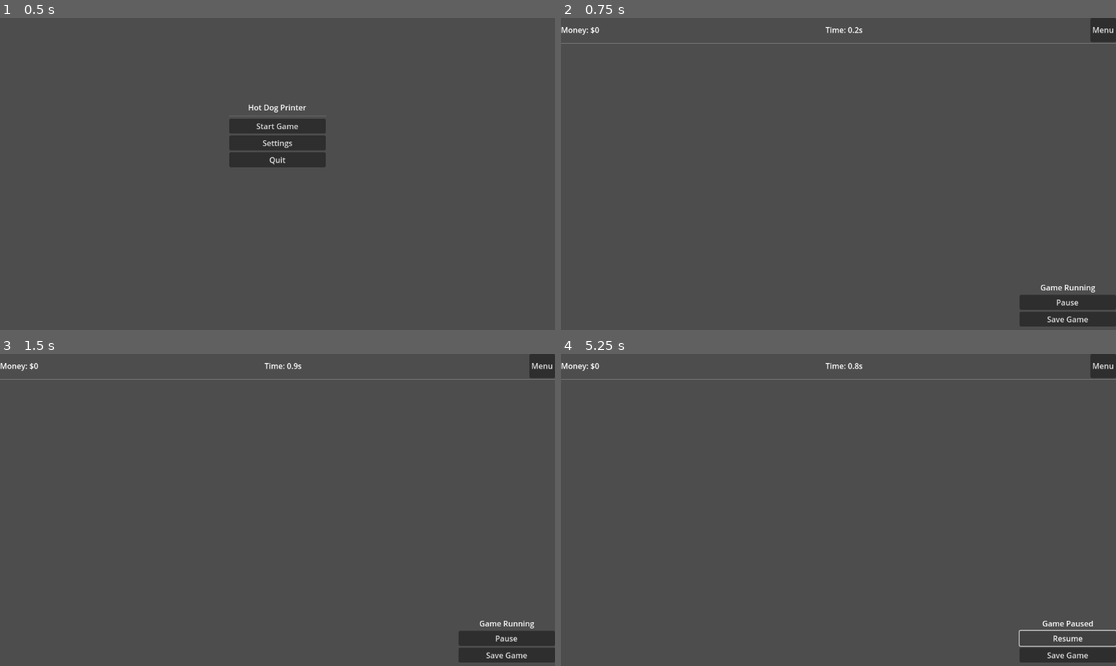
Above: before the commit, frames 1-4 (two rows, left to right).
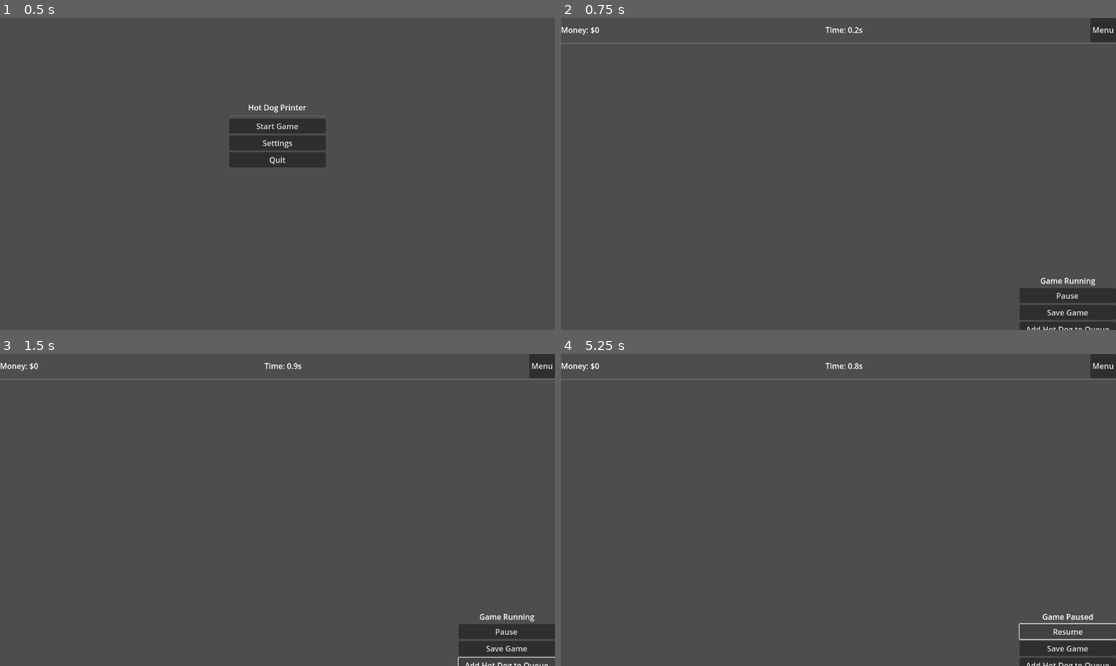
Above: after the commit, the same moments.

Repository: aaronleebrooks/AlienHotDogFoodTruck
Game: Godot game, scene res://scenes/main/main_scene.tscn
Two runs of this game, one before a commit and one after it. Both use one fixed random seed, a clock stepped at 60 frames per second and the inputs below.
Inputs (mouse positions are in pixels of both pictures, inside the frame that each line leads up to):
- Up to frame 1 (0.5 s): no input
- Up to frame 2 (0.75 s): click "Start Game" at 0.5 s
- Up to frame 3 (1.5 s): click (505, 665) at 1.25 s, where only the run after the commit has a clickable "Add Hot Dog to Queue"
- Up to frame 4 (5.25 s): click (1066, 665) at 2 s, where only the run after the commit has a clickable "Add Hot Dog to Queue"; click (1066, 665) at 2.75 s, where only the run after the commit has a clickable "Add Hot Dog to Queue"; click "Menu" at 3.5 s; click "Start Game" at 4.25 s; click "Pause" at 5 s

Frame 1 is identical in both runs. In frame 2, 1.1% of the frame differs, in the area x 82-100%, y 83-100%; in frame 3, 1.0%; in frame 4, 0.9%.
Error after the commit: Invalid access to property or key 'money_changed' on a base object of type 'Nil'. (res://scripts/ui/game_ui.gd:35)

Commit message:
Fix menu positioning and improve system communication with signals

Diff:
--- a/scenes/main/main_scene.tscn
+++ b/scenes/main/main_scene.tscn
@@ -11,6 +11,8 @@
 anchors_preset = 15
 anchor_right = 1.0
 anchor_bottom = 1.0
+grow_horizontal = 2
+grow_vertical = 2
 script = ExtResource("1_0x0x0")
 
 [node name="UI" type="Control" parent="."]
@@ -18,40 +20,37 @@
 anchors_preset = 15
 anchor_right = 1.0
 anchor_bottom = 1.0
+grow_horizontal = 2
+grow_vertical = 2
 
-[node name="GameUI" type="Control" parent="UI"]
+[node name="MenuUI" parent="UI" instance=ExtResource("2_0x0x0")]
+layout_mode = 1
+grow_horizontal = 2
+grow_vertical = 2
+
+[node name="GameUI" parent="UI" instance=ExtResource("3_0x0x0")]
+visible = false
+layout_mode = 1
+grow_horizontal = 2
+grow_vertical = 2
+
+[node name="SettingsUI" type="Control" parent="UI"]
+visible = false
 layout_mode = 1
 anchors_preset = 15
 anchor_right = 1.0
 anchor_bottom = 1.0
+grow_horizontal = 2
+grow_vertical = 2
+
+[node name="LoadingUI" type="Control" parent="UI"]
 visible = false
-
-[node name="MenuUI" parent="UI" instance=ExtResource("2_0x0x0")]
 layout_mode = 1
 anchors_preset = 15
 anchor_right = 1.0
 anchor_bottom = 1.0
-
-[node name="GameUI" parent="UI" instance=ExtResource("3_0x0x0")]
-layout_mode = 1
-anchors_preset = 15
-anchor_right = 1.0
-anchor_bottom = 1.0
-visible = false
-
-[node name="SettingsUI" type="Control" parent="UI"]
-layout_mode = 1
-anchors_preset = 15
-anchor_right = 1.0
-anchor_bottom = 1.0
-visible = false
-
-[node name="LoadingUI" type="Control" parent="UI"]
-layout_mode = 1
-anchors_preset = 15
-anchor_right = 1.0
-anchor_bottom = 1.0
-visible = false
+grow_horizontal = 2
+grow_vertical = 2
 
 [node name="GameWorld" type="Node2D" parent="."]
 
--- a/scenes/ui/game_ui.tscn
+++ b/scenes/ui/game_ui.tscn
@@ -64,3 +64,7 @@
 [node name="SaveButton" type="Button" parent="GameArea/VBoxContainer"]
 layout_mode = 2
 text = "Save Game"
+
+[node name="AddHotDogButton" type="Button" parent="GameArea/VBoxContainer"]
+layout_mode = 2
+text = "Add Hot Dog to Queue"
--- a/scenes/ui/menu_ui.tscn
+++ b/scenes/ui/menu_ui.tscn
@@ -20,6 +20,8 @@
 offset_top = -150.0
 offset_right = 100.0
 offset_bottom = 150.0
+grow_horizontal = 2
+grow_vertical = 2
 
 [node name="TitleLabel" type="Label" parent="VBoxContainer"]
 layout_mode = 2
--- a/scripts/scenes/main_scene.gd
+++ b/scripts/scenes/main_scene.gd
@@ -16,6 +16,9 @@
 # Current active UI
 var current_ui: Control
 
+# Signals
+signal add_hot_dog_to_queue_requested
+
 func _ready() -> void:
 	"""Initialize the main scene"""
 	print("MainScene: Initialized")
@@ -26,6 +29,9 @@
 	# Connect system signals
 	production_system.hot_dog_produced.connect(_on_hot_dog_produced)
 	economy_system.money_changed.connect(_on_money_changed)
+
+	# Connect UI signals
+	add_hot_dog_to_queue_requested.connect(_on_add_hot_dog_requested)
 
 	# Show initial UI (menu)
 	show_ui("menu")
@@ -66,3 +72,16 @@
 func _on_money_changed(new_amount: float, change: float) -> void:
 	"""Handle money changes"""
 	print("MainScene: Money changed by $%.2f. New total: $%.2f" % [change, new_amount])
+
+func get_production_system() -> Node:
+	"""Get reference to production system"""
+	return production_system
+
+func get_economy_system() -> Node:
+	"""Get reference to economy system"""
+	return economy_system
+
+func _on_add_hot_dog_requested() -> void:
+	"""Handle add hot dog request from UI"""
+	print("MainScene: Add hot dog requested")
+	production_system.add_to_queue()
--- a/scripts/ui/game_ui.gd
+++ b/scripts/ui/game_ui.gd
@@ -9,6 +9,7 @@
 @onready var status_label: Label = $GameArea/VBoxContainer/StatusLabel
 @onready var pause_button: Button = $GameArea/VBoxContainer/PauseButton
 @onready var save_button: Button = $GameArea/VBoxContainer/SaveButton
+@onready var add_hot_dog_button: Button = $GameArea/VBoxContainer/AddHotDogButton
 
 func _ready() -> void:
 	"""Initialize the game UI"""
@@ -18,6 +19,7 @@
 	menu_button.pressed.connect(_on_menu_pressed)
 	pause_button.pressed.connect(_on_pause_pressed)
 	save_button.pressed.connect(_on_save_pressed)
+	add_hot_dog_button.pressed.connect(_on_add_hot_dog_pressed)
 
 	# Connect GameManager signals
 	GameManager.game_started.connect(_on_game_started)
@@ -29,7 +31,8 @@
 	SaveManager.save_failed.connect(_on_save_failed)
 
 	# Connect EconomySystem signals (accessed through main scene)
-	get_parent().get_parent().get_node("Systems/EconomySystem").money_changed.connect(_on_money_changed)
+	var main_scene = get_parent().get_parent()
+	main_scene.get_economy_system().money_changed.connect(_on_money_changed)
 
 func _process(_delta: float) -> void:
 	"""Update UI elements"""
@@ -83,3 +86,10 @@
 	"""Handle money changes"""
 	print("GameUI: Money changed by $%.2f. New total: $%.2f" % [change, new_amount])
 	money_label.text = "Money: $%.2f" % new_amount
+
+func _on_add_hot_dog_pressed() -> void:
+	"""Handle add hot dog button press"""
+	print("GameUI: Add hot dog pressed")
+	# Emit signal to main scene
+	var main_scene = get_parent().get_parent()
+	main_scene.add_hot_dog_to_queue_requested.emit()
Not shown: 1 places in scenes/main/main_scene.tscn that only renumber resources
Not shown: 1 places in scenes/systems/economy_system.tscn that only renumber resources
Not shown: 1 places in scenes/systems/production_system.tscn that only renumber resources
Not shown, added: scripts/systems/economy_system.gd.uid
Not shown, added: scripts/systems/production_system.gd.uid
